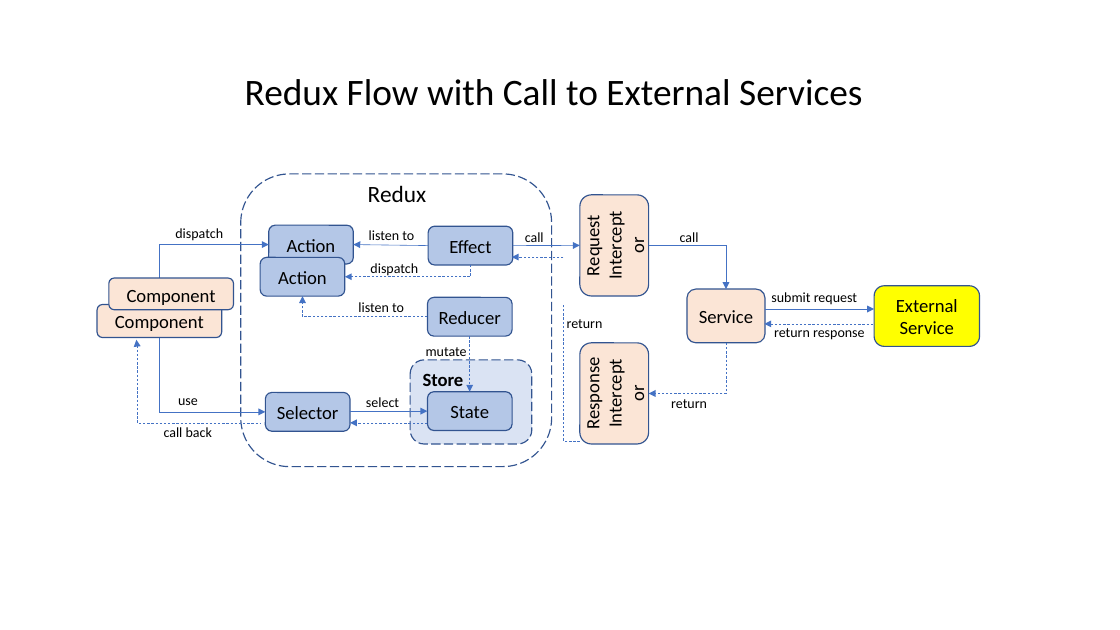
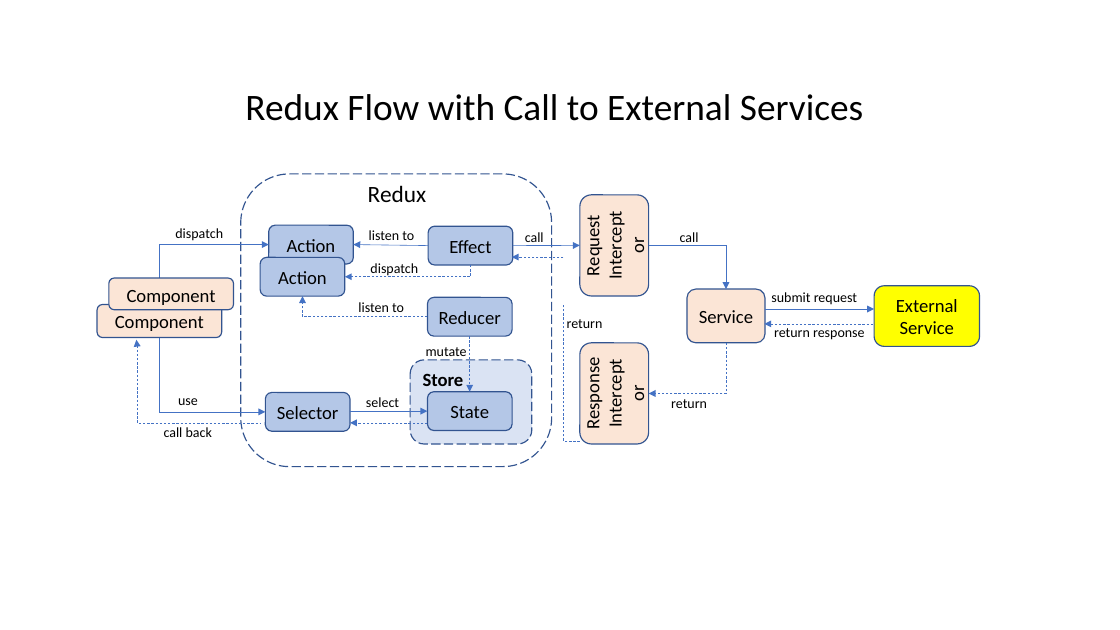
Before and after one commit to dhui808/mobileweb-angular-redux-poc, a slide deck: slide 1 of images/reduxflow.pptx. Drawn at 1120x630 pixels with LibreOffice and Linux fonts; fonts in the diff are those of the drawing. Boxes give left, top, right and bottom in pixels: in the first picture for what was removed or moved away, otherwise in the second. Text is boxed around its words. In the diff, an @@ line names an element or a change of style, - is before the commit and + after.

```diff
--- a/images/reduxflow.pptx
+++ b/images/reduxflow.pptx
@@ text "Redux Flow with Call to ...": place and size @@
-text "Redux Flow with Call to ..." at <box>245,79,862,106</box>
+text "Redux Flow with Call to ..." at <box>245,94,863,121</box>
```
Also in this commit, not shown: 1 other slide changed, 2 other files.
